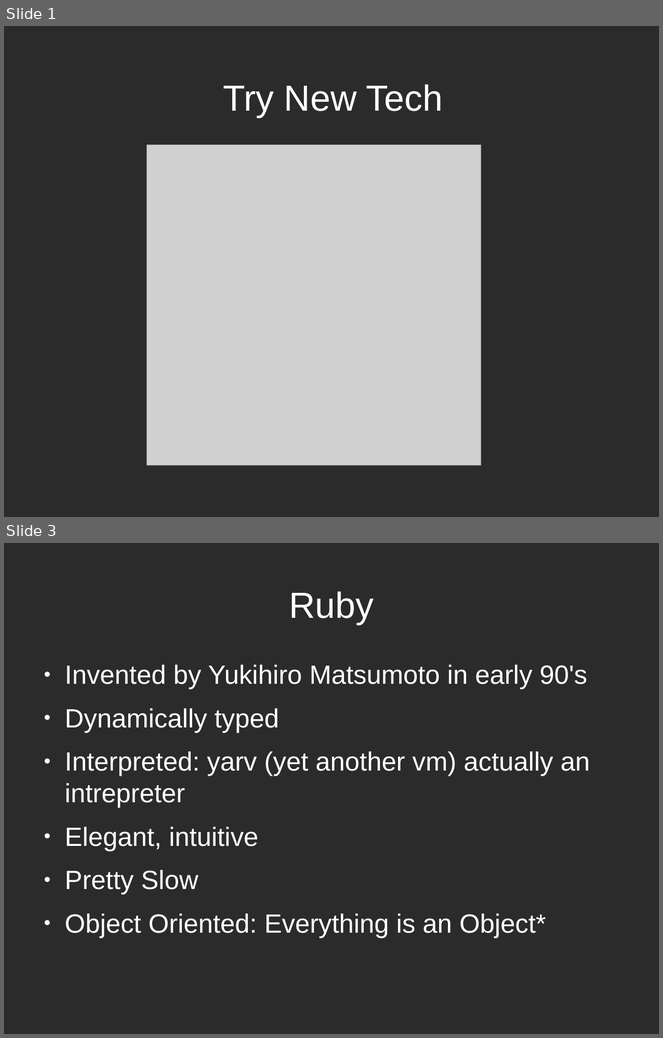
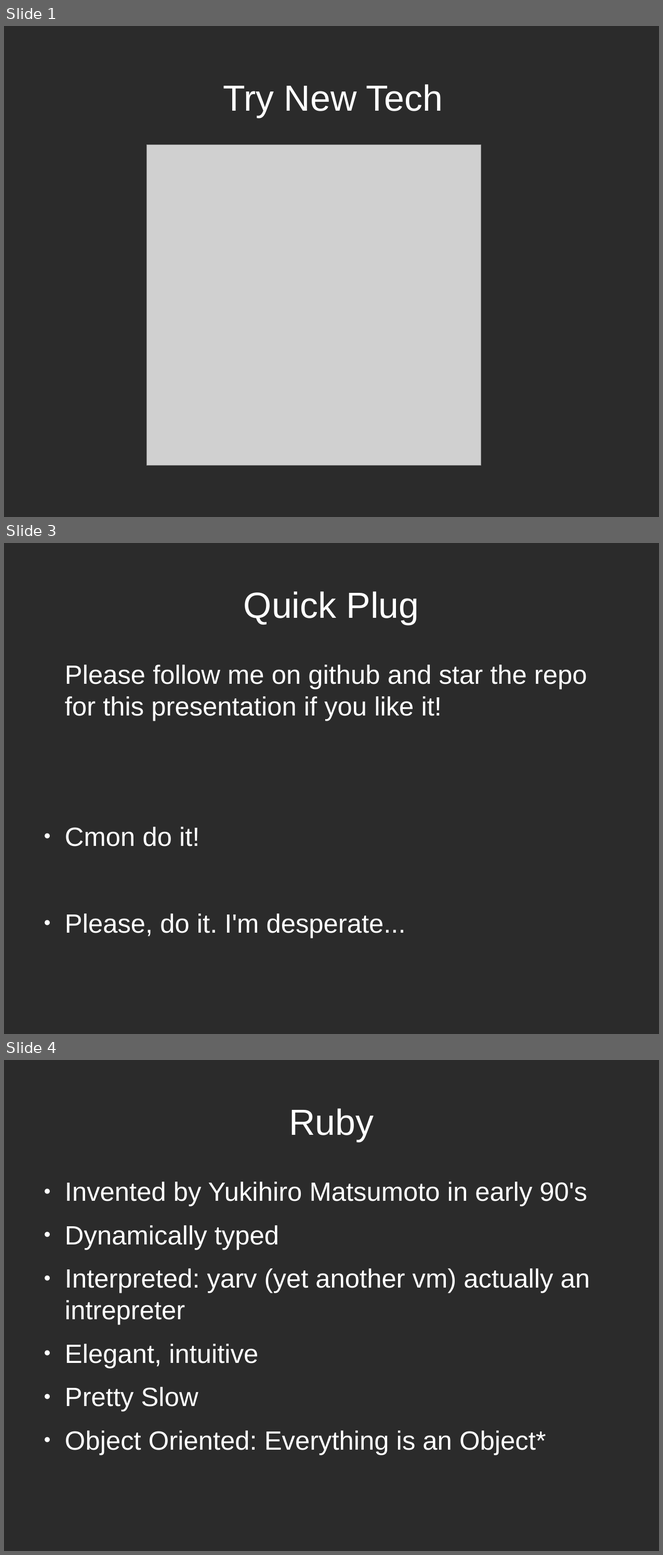
Before and after one commit to Andrew-Max/rails-seminar-materials, a slide deck: try_rails_slides.odp. Shown one above the other, each under a label of ours: slides 1 and 3 before the commit, slides 1, 3 and 4 after it; the slides between them are not shown. The pictures are 663x1038 and 663x1555 pixels, drawn with LibreOffice and Linux fonts; fonts in the diff are those of the drawing; grey boxes stand for pictures; background and template pictures are left out; a plain dark background stands for a picture behind light text. Boxes give left, top, right and bottom in pixels: in the first picture for what was removed or moved away, otherwise in the second. Text is boxed around its words. In the diff, an @@ line names an element or a change of style, - is before the commit and + after.

Commit message:
minor slide updates

```diff
--- a/try_rails_slides.odp
+++ b/try_rails_slides.odp
@@ slide 3 added at <box>4,543,659,1034</box>, background picture (left out) @@
@@ title added at <box>244,591,419,625</box>, 44 pt, text #FFFFFF @@
+Quick Plug
@@ text added at <box>65,665,587,938</box>, 32 pt, text #FFFFFF @@
+Please follow me on github and star the repo for this presentation if you like it!
+● Cmon do it!
+● Please, do it. I'm desperate...
@@ what was slide 3 is now slide 4 @@
```
Also in this commit, not shown: 2 slides changed, 1 other slide added.
